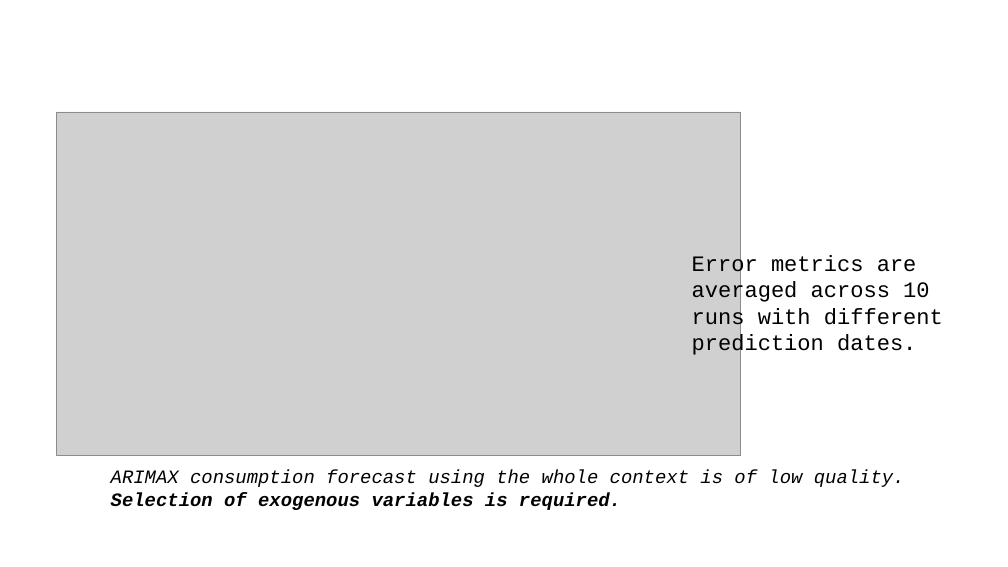
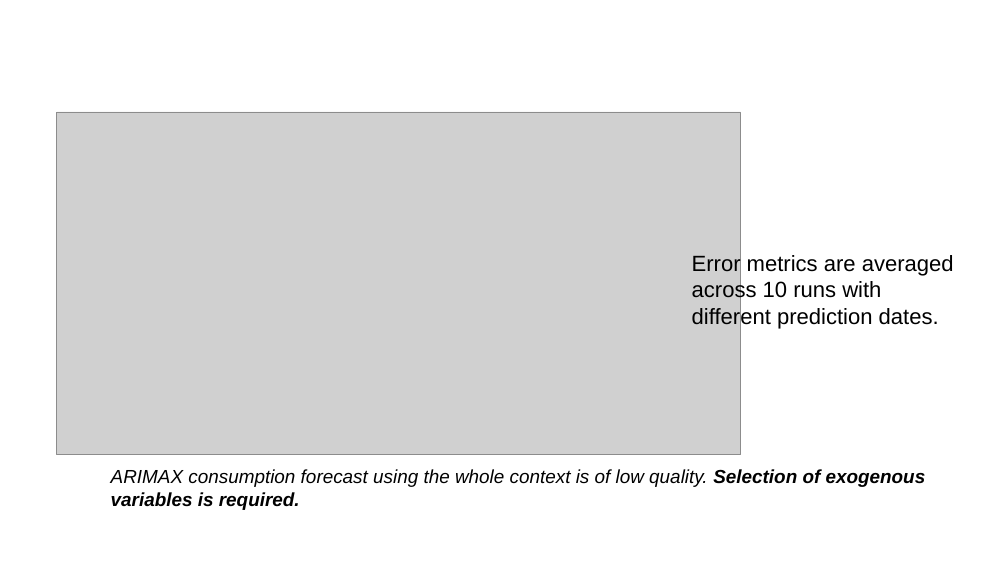
Before and after one commit to Dormant512/nir-presentation, a slide deck: slide 6 of Grig-nir-1.pptx (slide 5 before the commit). Drawn at 1008x567 pixels with LibreOffice and Linux fonts; fonts in the diff are those of the drawing; grey boxes stand for pictures; background and template pictures are left out. Boxes give left, top, right and bottom in pixels: in the first picture for what was removed or moved away, otherwise in the second. Text is boxed around its words. In the diff, an @@ line names an element or a change of style, - is before the commit and + after.

```diff
--- a/Grig-nir-1.pptx
+++ b/Grig-nir-1.pptx
@@ text "Error metrics are averaged across ..." at (692,254,954,329): font Courier New to Arial @@
@@ text "ARIMAX consumption forecast using the ..." at (111,469,926,510): font Courier New to Arial @@
```
Also in this commit, not shown: 8 other slides changed, 1 slide added, 6 other files.
